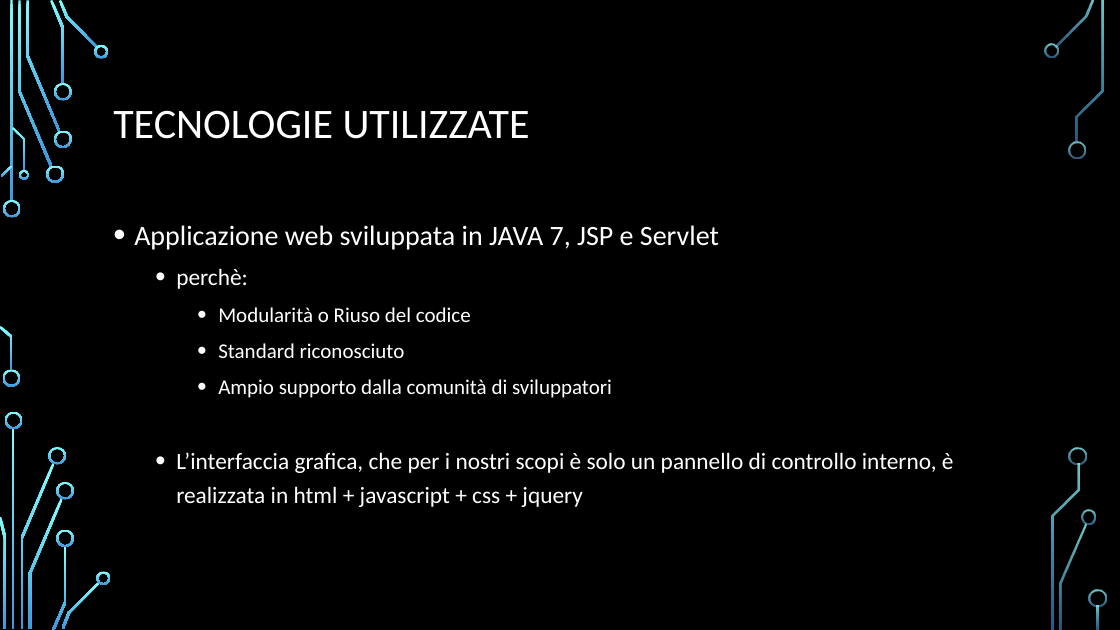
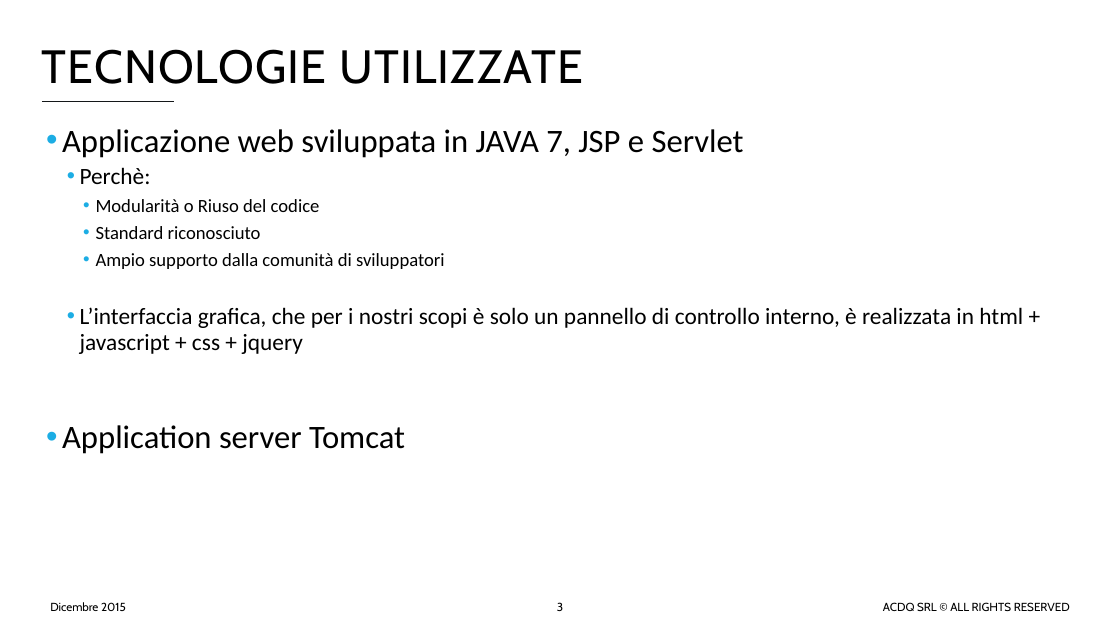
Before and after one commit to acdqsrl/Project-Board, a slide deck: slide 3 of app/static/docs/ACDQ_sw.pptx. Drawn at 1120x630 pixels with LibreOffice and Linux fonts; fonts in the diff are those of the drawing; background and template pictures are left out. Boxes give left, top, right and bottom in pixels: in the first picture for what was removed or moved away, otherwise in the second. Text is boxed around its words. In the diff, an @@ line names an element or a change of style, - is before the commit and + after.

```diff
--- a/app/static/docs/ACDQ_sw.pptx
+++ b/app/static/docs/ACDQ_sw.pptx
@@ background picture (left out) to #FFFFFF @@
@@ title "TECNOLOGIE UTILIZZATE": place and size @@
-title "TECNOLOGIE UTILIZZATE" at box(113, 110, 530, 139)
+title "TECNOLOGIE UTILIZZATE" at box(42, 49, 583, 84)
@@ title "TECNOLOGIE UTILIZZATE" at box(42, 49, 583, 84): size 36 to 40 pt, font Calibri to Cabin, text colour #FFFFFF to #000000, letter spacing 0 to 1 pt; line spacing 0.9 to 1 @@
@@ line added from (42, 102) to (174, 102), #141719 1.5 pt @@
@@ text "Applicazione web sviluppata in JAVA ...": place and size @@
-text "Applicazione web sviluppata in JAVA ..." at box(134, 225, 954, 507)
+text "Applicazione web sviluppata in JAVA ..." at box(62, 129, 1023, 454)
@@ text at box(62, 129, 1023, 354): size 24 to 28 pt in "Applicazione web sviluppata in JAVA 7, JSP ..."; text colour #FFFFFF to #000000 in "Applicazione web sviluppata in JAVA 7, JSP ...", "Modularità o Riuso del codice", "Standard riconosciuto", "Ampio supporto dalla comunità di sviluppatori" and 1 more places; size 18 to 16 pt in "Modularità o Riuso del codice", "Standard riconosciuto", "Ampio supporto dalla comunità di sviluppatori"; indent changed; line spacing 1.2 to 0.9; more space between paragraphs @@
@@ text at box(80, 167, 151, 184): text changed; text colour #FFFFFF to #000000 @@
-  • perchè:
+  • Perchè:
@@ text at box(62, 425, 405, 454): paragraph added @@
+• Application server Tomcat
@@ text added at box(50, 602, 126, 611), 10 pt, text #000000 @@
+Dicembre 2015
@@ page number added at box(557, 602, 563, 611), 10 pt, text #000000 @@
+3
@@ text added at box(883, 602, 1070, 611), 10 pt, text #000000 @@
+ACDQ SRL © ALL RIGHTS RESERVED
@@ group removed at box(0, 0, 1107, 630): 33 freeform shapes, 3 rectangles @@
```
Also in this commit, not shown: 7 other slides changed.
